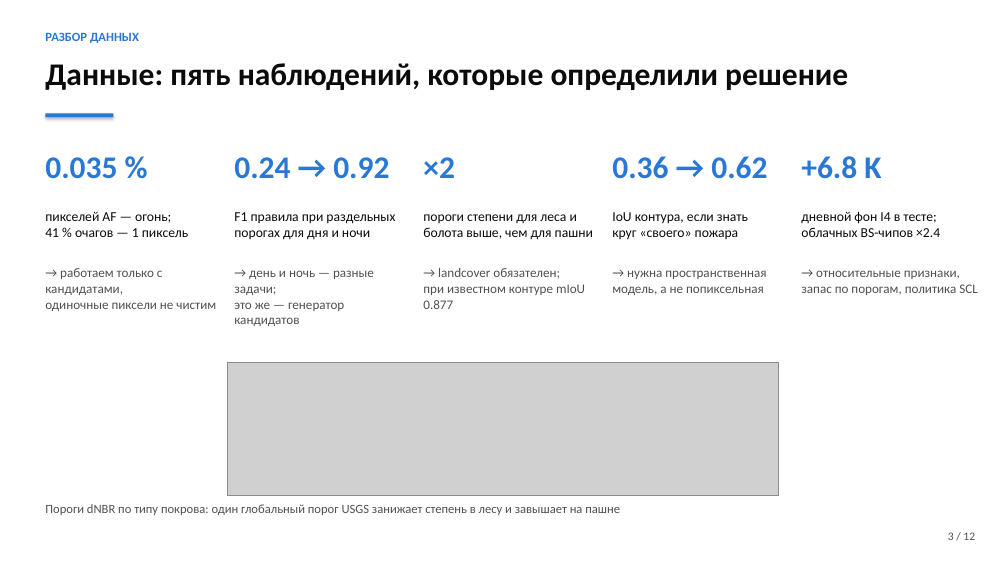
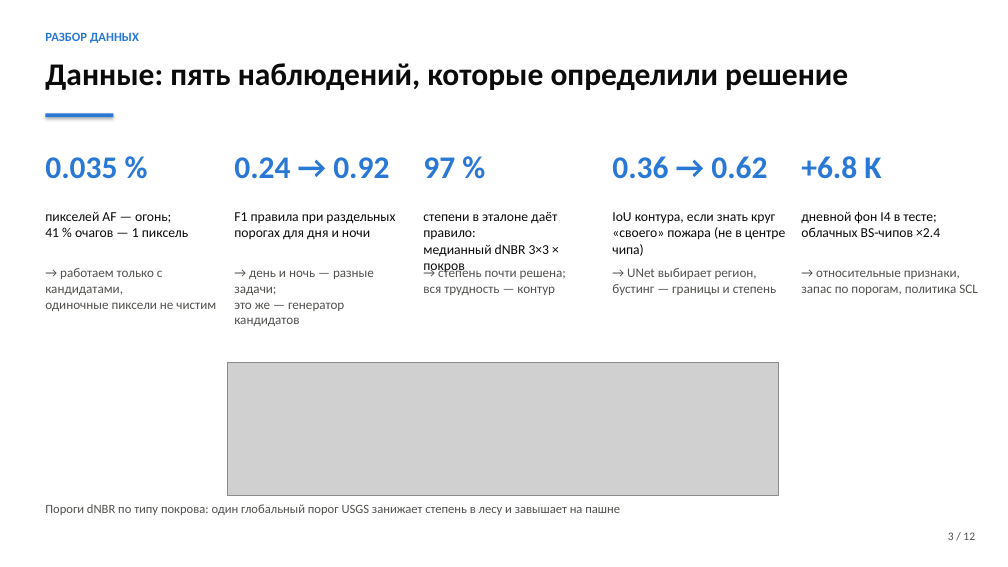
Before and after one commit to shttrkk/kosmowinsamarkand, a slide deck: slide 3 of presentation/deck.pptx. Drawn at 1008x567 pixels with LibreOffice and Linux fonts; fonts in the diff are those of the drawing; grey boxes stand for pictures. Boxes give left, top, right and bottom in pixels: in the first picture for what was removed or moved away, otherwise in the second. Text is boxed around its words. In the diff, an @@ line names an element or a change of style, - is before the commit and + after.

```diff
--- a/presentation/deck.pptx
+++ b/presentation/deck.pptx
@@ text at [423,157,455,178]: text changed @@
-×2
+97 %
@@ text at [423,212,557,275]: text changed @@
-пороги степени для леса и
-болота выше, чем для пашни
+степени в эталоне даёт правило:
+медианный dNBR 3×3 × покров
@@ text at [612,212,786,256]: text changed @@
-IoU контура, если знать
-круг «своего» пожара
+IoU контура, если знать круг
+«своего» пожара (не в центре чипа)
@@ text at [423,266,566,295]: text changed @@
-→ landcover обязателен;
-при известном контуре mIoU 0.877
+→ степень почти решена;
+вся трудность — контур
@@ text at [612,268,777,295]: text changed @@
-→ нужна пространственная
-модель, а не попиксельная
+→ UNet выбирает регион,
+бустинг — границы и степень
```
Also in this commit, not shown: 5 other slides changed, 2 slides added, 2 slides removed, 28 other files.
